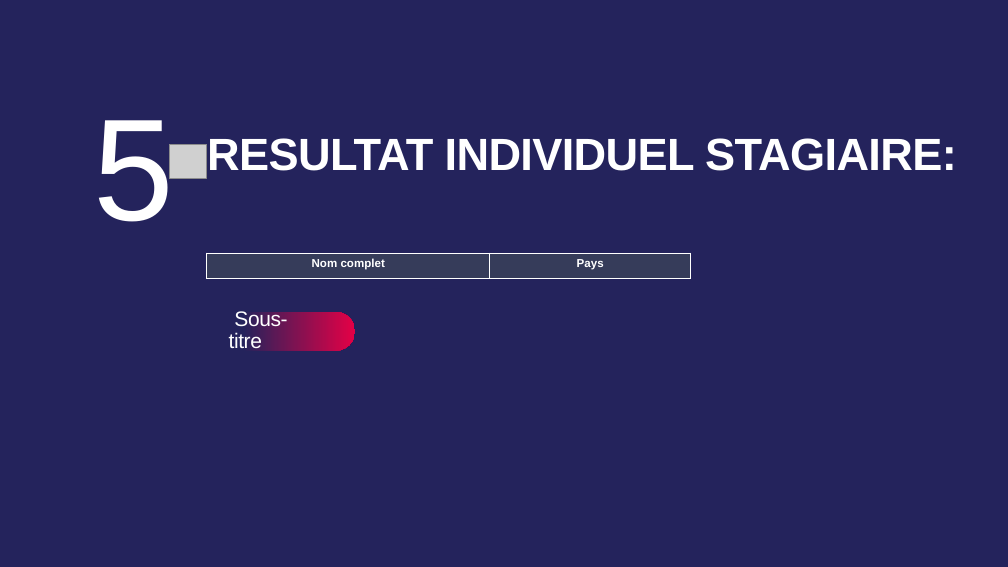
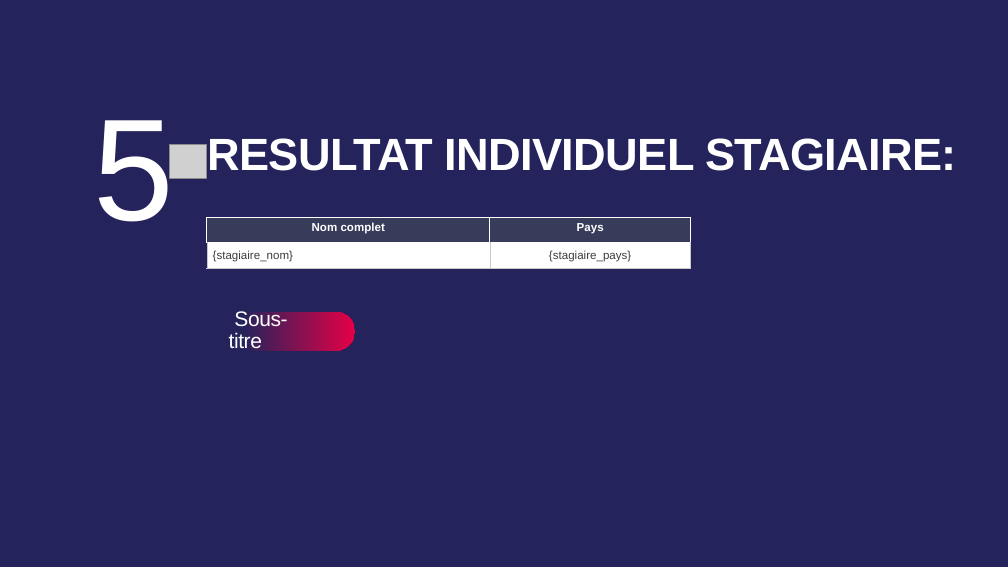
Before and after one commit to EagleFox31/cfaoacademy, a slide deck: slide 25 of services/apercu/modeles/MODELE-REFERENCES.pptx. Drawn at 1008x567 pixels with LibreOffice and Linux fonts; fonts in the diff are those of the drawing; grey boxes stand for pictures; background and template pictures are left out. Boxes give left, top, right and bottom in pixels: in the first picture for what was removed or moved away, otherwise in the second. Text is boxed around its words. In the diff, an @@ line names an element or a change of style, - is before the commit and + after.

```diff
--- a/services/apercu/modeles/MODELE-REFERENCES.pptx
+++ b/services/apercu/modeles/MODELE-REFERENCES.pptx
@@ table at [206,217,690,544] @@
+row 2: {stagiaire_nom} | {stagiaire_pays}
@@ table: place and size @@
-table at [206,253,690,279]
+table at [206,217,690,544]
```
Also in this commit, not shown: 6 other files.
